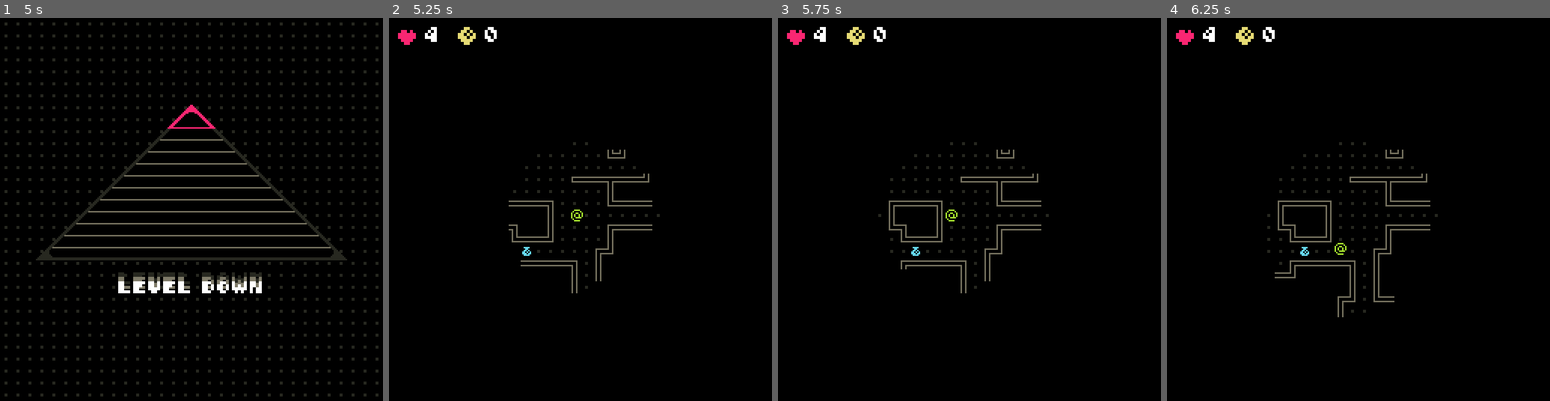
Above: before the commit, frames 1-4 (left to right).
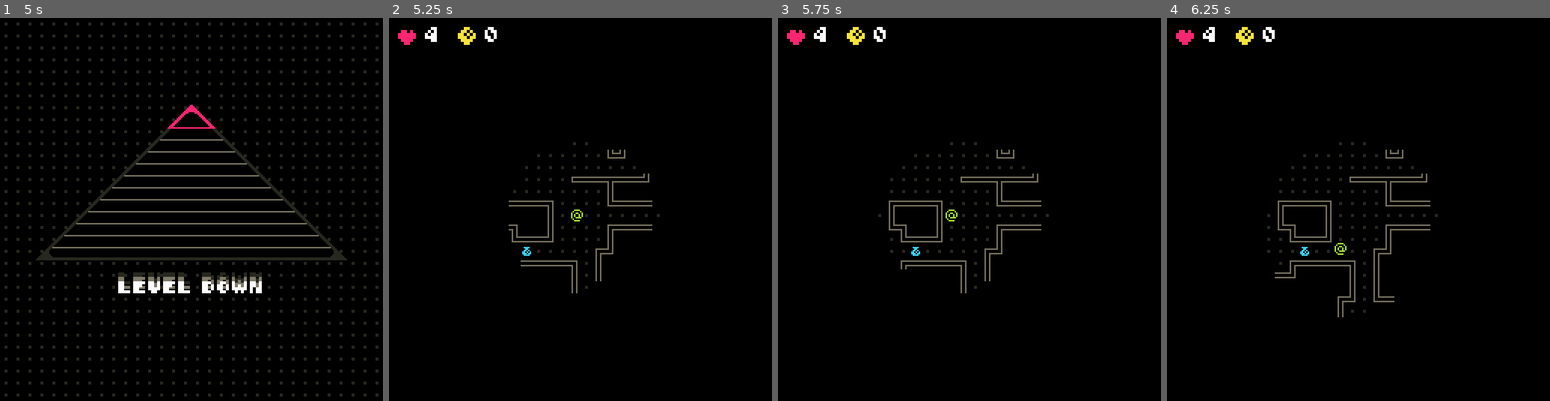
Above: after the commit, the same moments.

Repository: youssefevan/uncc-jam-spring-2024
Game: Godot game, scene res://scenes/menu.tscn
Two runs of this game, one before a commit and one after it. Both use one fixed random seed, a clock stepped at 60 frames per second and the inputs below.
Inputs:
- Up to frame 1 (5 s): click "Play" at 0.5 s; hold D (right) 1.28-2.03 s; hold E (attack) 1.28-2.03 s; hold S (down) 2.03-2.78 s; tap E (attack) at 2.1, 3.6 s; tap Enter at 2.75 s; hold D (right) 2.78-3.53 s; hold E (attack) 2.78-3.53 s; tap R (restart) at 3.5, 4.25 s; hold W (up) 3.53-4.28 s; hold A (left) from 4.28 s (still down); hold E (attack) from 4.28 s (still down)
- Up to frame 2 (5.25 s): keep holding A (left); tap R (restart) at 5 s; release E (attack) at 5.03 s; tap E (attack) at 5.1 s
- Up to frame 3 (5.75 s): keep holding A (left)
- Up to frame 4 (6.25 s): tap R (restart) at 5.75 s; release A (left) at 5.78 s; hold S (down) from 5.78 s (still down); hold E (attack) from 5.78 s (still down)

Frame 1 is identical in both runs. In frame 2, 0.2% of the frame differs, in the area x 17-38%, y 2-63%; in frame 3, 0.2%; in frame 4, 0.2%.

Commit message:
death screen, player get hit feedback

Diff:
--- a/UNCC Spring Jam 2024/scenes/entities/player.tscn
+++ b/UNCC Spring Jam 2024/scenes/entities/player.tscn
@@ -84,6 +84,44 @@
 text = "0
 "
 
+[node name="Dead" type="Control" parent="CanvasLayer/Control"]
+visible = false
+anchors_preset = 0
+offset_right = 40.0
+offset_bottom = 40.0
+
+[node name="Dead3" type="Label" parent="CanvasLayer/Control/Dead"]
+layout_mode = 0
+offset_left = 104.0
+offset_top = 117.0
+offset_right = 152.0
+offset_bottom = 133.0
+theme_override_colors/font_color = Color(0.152941, 0.156863, 0.12549, 1)
+theme_override_fonts/font = ExtResource("3_eia0n")
+text = "Dead"
+horizontal_alignment = 1
+
+[node name="Dead2" type="Label" parent="CanvasLayer/Control/Dead"]
+layout_mode = 0
+offset_left = 104.0
+offset_top = 120.0
+offset_right = 152.0
+offset_bottom = 136.0
+theme_override_colors/font_color = Color(0.458824, 0.443137, 0.368627, 1)
+theme_override_fonts/font = ExtResource("3_eia0n")
+text = "Dead"
+horizontal_alignment = 1
+
+[node name="Dead1" type="Label" parent="CanvasLayer/Control/Dead"]
+layout_mode = 0
+offset_left = 104.0
+offset_top = 123.0
+offset_right = 152.0
+offset_bottom = 139.0
+theme_override_fonts/font = ExtResource("3_eia0n")
+text = "Dead"
+horizontal_alignment = 1
+
 [connection signal="area_entered" from="." to="." method="_on_area_entered"]
 [connection signal="area_entered" from="VisionCone" to="." method="_on_vision_cone_area_entered"]
 [connection signal="body_shape_entered" from="VisionCone" to="." method="_on_vision_cone_body_shape_entered"]
--- a/UNCC Spring Jam 2024/scripts/entities/player.gd
+++ b/UNCC Spring Jam 2024/scripts/entities/player.gd
@@ -20,8 +20,13 @@
 var max_health = 4
 var health
 var coins
+var dead := false
+
+var prev_sprite_frame
 
 func _ready():
+	dead = false
+	$CanvasLayer/Control/Dead.visible = false
 	health = Global.player_health
 	coins = Global.player_coins
 	has_attack = Global.player_has_attack
@@ -49,7 +54,9 @@
 
 func _physics_process(delta):
 	for dir in inputs.keys():
-		if Input.is_action_pressed(dir) and moving == false:
+		if Input.is_action_pressed(dir) and moving == false and dead == false:
+			if $Sprite.frame == 52 and prev_sprite_frame:
+				$Sprite.frame = prev_sprite_frame
 			move(dir)
 
 func _unhandled_input(event):
@@ -129,6 +136,33 @@
 	$CanvasLayer/Control/HealthText.text = str(health)
 	if health == 0:
 		die()
+	else:
+		prev_sprite_frame = $Sprite.frame
+		$Sprite.frame = 52
+
 
 func die():
-	call_deferred("free")
+	dead = true
+	$Sprite.frame = 52
+
+	Global.player_health = 4
+	Global.player_has_attack = false
+	Global.player_coins = 0
+	Global.level = 0
+
+	await get_tree().create_timer(0.3).timeout
+	$CanvasLayer/Control/Dead.visible = true
+	await get_tree().create_timer(0.3).timeout
+	$CanvasLayer/Control/Dead.visible = false
+	await get_tree().create_timer(0.3).timeout
+	$CanvasLayer/Control/Dead.visible = true
+	await get_tree().create_timer(0.3).timeout
+	$CanvasLayer/Control/Dead.visible = false
+	await get_tree().create_timer(0.3).timeout
+	$CanvasLayer/Control/Dead.visible = true
+	await get_tree().create_timer(0.3).timeout
+	$CanvasLayer/Control/Dead.visible = false
+	await get_tree().create_timer(0.3).timeout
+	$CanvasLayer/Control/Dead.visible = true
+	await get_tree().create_timer(2).timeout
+	get_tree().change_scene_to_file("res://scenes/menu.tscn")
Binary file changed: UNCC Spring Jam 2024/sprites/tilemap.png
